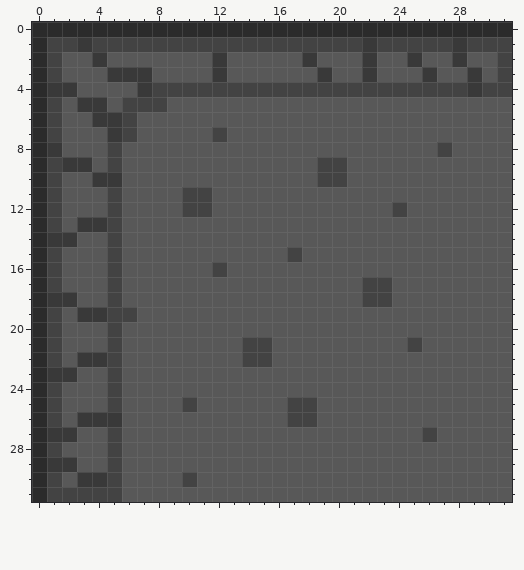
Two states of a pixel-art sprite, resources/corner.png. The first picture shows the starting point.
The file is 512x512 pixels, drawn in blocks of 16x16; one block is one cell here. Colours within 5 levels of each other are drawn and written as one.
Once edited:
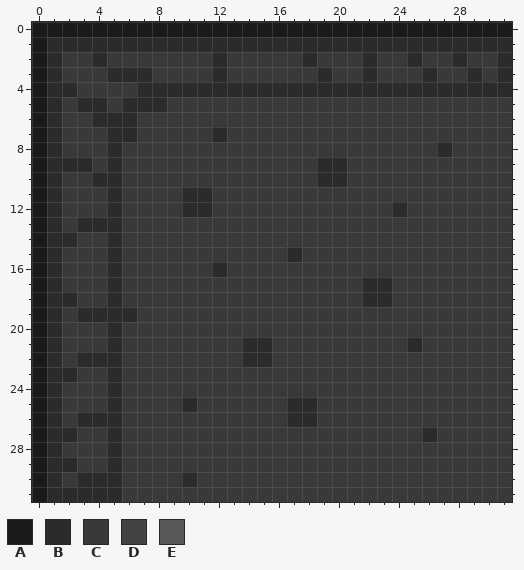
Palette (. is transparent): A #1a1a1a  B #2b2b2b  C #393939  D #434343  E #585858
Diff:
@@ x 0..31 @@
- 0 BBBBBBBBBBBBBBBBBBBBBBBBBBBBBBBB
- 1 BDDCDDDDDDDDDDDDDDDDDDCDDDDDCDDD
- 2 BDEECEEEEEEECEEEEECEEECEECEECEED
- 3 BDEEECCCEEEECEEEEEECEECEEECEECED
- 4 BCCEEEECDDDDDDDDDDDDDDDDDDDDDCDD
- 5 BDECCEDDDEEEEEEEEEEEEEEEEEEEEEEE
- 6 BDEECCDEEEEEEEEEEEEEEEEEEEEEEEEE
- 7 BDEEECDEEEEEDEEEEEEEEEEEEEEEEEEE
- 8 BCEEEDEEEEEEEEEEEEEEEEEEEEEDEEEE
- 9 BDCCEDEEEEEEEEEEEEEDDEEEEEEEEEEE
-10 BDEECCEEEEEEEEEEEEEDDEEEEEEEEEEE
-11 BDEEEDEEEEDDEEEEEEEEEEEEEEEEEEEE
-12 BDEEEDEEEEDDEEEEEEEEEEEEDEEEEEEE
-13 BDECCDEEEEEEEEEEEEEEEEEEEEEEEEEE
-14 BCCEEDEEEEEEEEEEEEEEEEEEEEEEEEEE
-15 BDEEEDEEEEEEEEEEEDEEEEEEEEEEEEEE
-16 BDEEEDEEEEEEDEEEEEEEEEEEEEEEEEEE
-17 BDEEEDEEEEEEEEEEEEEEEEDDEEEEEEEE
-18 BCCEEDEEEEEEEEEEEEEEEEDDEEEEEEEE
-19 BDECCDDEEEEEEEEEEEEEEEEEEEEEEEEE
-20 BDEEEDEEEEEEEEEEEEEEEEEEEEEEEEEE
-21 BDEEEDEEEEEEEEDDEEEEEEEEEDEEEEEE
-22 BDECCDEEEEEEEEDDEEEEEEEEEEEEEEEE
-23 BCCEEDEEEEEEEEEEEEEEEEEEEEEEEEEE
-24 BDEEEDEEEEEEEEEEEEEEEEEEEEEEEEEE
-25 BDEEEDEEEEDEEEEEEDDEEEEEEEEEEEEE
-26 BDECCCEEEEEEEEEEEDDEEEEEEEEEEEEE
-27 BCCEEDEEEEEEEEEEEEEEEEEEEEDEEEEE
-28 BDEEEDEEEEEEEEEEEEEEEEEEEEEEEEEE
-29 BCCEEDEEEEEEEEEEEEEEEEEEEEEEEEEE
-30 BDECCDEEEEDEEEEEEEEEEEEEEEEEEEEE
-31 BDDDDDEEEEEEEEEEEEEEEEEEEEEEEEEE
+ 0 AAAAAAAAAAAAAAAAAAAAAAAAAAAAAAAA
+ 1 ABBBBBBBBBBBBBBBBBBBBBBBBBBBBBBB
+ 2 ABCCBCCCCCCCBCCCCCBCCCBCCBCCBCCB
+ 3 ABCCCBBBCCCCBCCCCCCBCCBCCCBCCBCB
+ 4 ABBCCCCBBBBBBBBBBBBBBBBBBBBBBBBB
+ 5 ABCBBCBBBCCCCCCCCCCCCCCCCCCCCCCC
+ 6 ABCCBBBCCCCCCCCCCCCCCCCCCCCCCCCC
+ 7 ABCCCBBCCCCCBCCCCCCCCCCCCCCCCCCC
+ 8 ABCCCBCCCCCCCCCCCCCCCCCCCCCBCCCC
+ 9 ABBBCBCCCCCCCCCCCCCBBCCCCCCCCCCC
+10 ABCCBBCCCCCCCCCCCCCBBCCCCCCCCCCC
+11 ABCCCBCCCCBBCCCCCCCCCCCCCCCCCCCC
+12 ABCCCBCCCCBBCCCCCCCCCCCCBCCCCCCC
+13 ABCBBBCCCCCCCCCCCCCCCCCCCCCCCCCC
+14 ABBCCBCCCCCCCCCCCCCCCCCCCCCCCCCC
+15 ABCCCBCCCCCCCCCCCBCCCCCCCCCCCCCC
+16 ABCCCBCCCCCCBCCCCCCCCCCCCCCCCCCC
+17 ABCCCBCCCCCCCCCCCCCCCCBBCCCCCCCC
+18 ABBCCBCCCCCCCCCCCCCCCCBBCCCCCCCC
+19 ABCBBBBCCCCCCCCCCCCCCCCCCCCCCCCC
+20 ABCCCBCCCCCCCCCCCCCCCCCCCCCCCCCC
+21 ABCCCBCCCCCCCCBBCCCCCCCCCBCCCCCC
+22 ABCBBBCCCCCCCCBBCCCCCCCCCCCCCCCC
+23 ABBCCBCCCCCCCCCCCCCCCCCCCCCCCCCC
+24 ABCCCBCCCCCCCCCCCCCCCCCCCCCCCCCC
+25 ABCCCBCCCCBCCCCCCBBCCCCCCCCCCCCC
+26 ABCBBBCCCCCCCCCCCBBCCCCCCCCCCCCC
+27 ABBCCBCCCCCCCCCCCCCCCCCCCCBCCCCC
+28 ABCCCBCCCCCCCCCCCCCCCCCCCCCCCCCC
+29 ABBCCBCCCCCCCCCCCCCCCCCCCCCCCCCC
+30 ABCBBBCCCCBCCCCCCCCCCCCCCCCCCCCC
+31 ABBBBBCCCCCCCCCCCCCCCCCCCCCCCCCC
